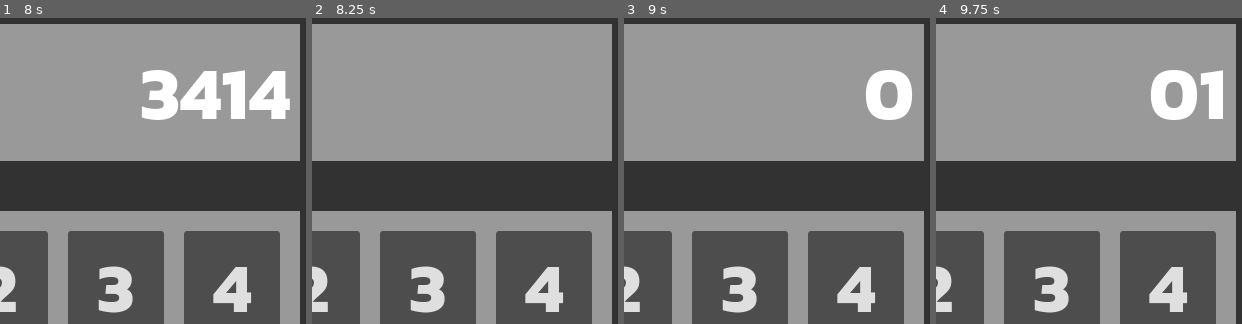
Above: before the commit, frames 1-4 (left to right).
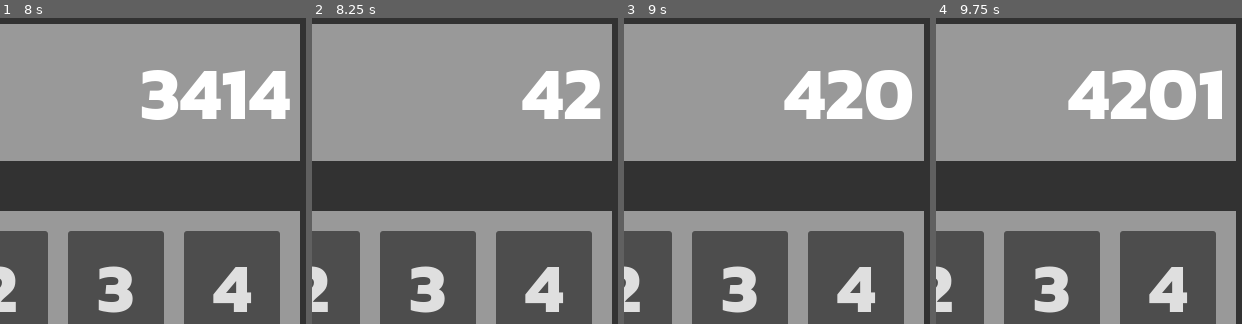
Above: after the commit, the same moments.

Repository: CamComDuck/quinary-calculator
Game: Godot game, scene res://calculator/calculator.tscn
The game is run twice, just before and just after one commit, with the same random seed, the same clock (stepped at 60 frames per second) and the same inputs.
Inputs:
- Up to frame 1 (8 s): click "0" at 0.5 s; click "2" at 1.25 s; click "4" at 2 s; click "+" at 2.75 s; click "-" at 3.5 s; click "/" at 4.25 s; click "1" at 5 s; click "3" at 5.75 s; click "=" at 6.5 s; click "^2" at 7.25 s
- Up to frame 2 (8.25 s): click "√" at 8 s
- Up to frame 3 (9 s): click "0" at 8.75 s
- Up to frame 4 (9.75 s): click "1" at 9.5 s
The pictures show only the part of the screen within x 50-100%, y 0-50%; the shares and areas given below are measured in that part.

Frame 1 is identical in both runs. In frame 2, 2.5% of the frame differs, in the area x 68-95%, y 16-34%; in frame 3, 2.5%; in frame 4, 2.9%, in the area x 43-94%, y 16-34%.

Commit message:
Create multiplication and sqrt functions as well as their respective tests, making sure that they work

Diff:
--- a/project/calculator/calculator.gd
+++ b/project/calculator/calculator.gd
@@ -55,7 +55,7 @@
 		return "error"
 	return base_10_Int_to_Quinary_String(decimal1 + decimal2)
 
-#TODO
+# subtract one quinary string from another, return a single quinary string
 func subtract_Quinary_Strings(input1:String,input2:String) -> String:
 	var decimal1 := quinary_String_to_Base_10_Int(input1)
 	var decimal2 := quinary_String_to_Base_10_Int(input2)
@@ -64,9 +64,14 @@
 		return "error"
 	return base_10_Int_to_Quinary_String(decimal1 - decimal2)
 
-#TODO
+# multiply one quinary string by another, return a quinary string
 func multiply_Quinary_Strings(input1:String,input2:String) -> String:
-	return""
+	var decimal1 := quinary_String_to_Base_10_Int(input1)
+	var decimal2 := quinary_String_to_Base_10_Int(input2)
+
+	if decimal1 < 0 or decimal2 < 0:
+		return "error"
+	return base_10_Int_to_Quinary_String(decimal1 * decimal2)
 
 #divide one quinary string by another, return a quinary string
 func divide_Quinary_Strings(input1:String,input2:String) -> String:
@@ -79,10 +84,16 @@
 	else:
 		return base_10_Int_to_Quinary_String(decimal1 / decimal2)
 
-#TODO
+# sqrt a single quinary string, return a quinary string
 func squareRT_Quinary_String(input:String) -> String:
-	return""
-
+	var decimal := quinary_String_to_Base_10_Int(input)
+
+	if decimal == 0:
+		return "error: undefined"
+	elif decimal < 0:
+		return "error"
+	else:
+		return base_10_Int_to_Quinary_String(decimal ** 0.5)
 
 #square one quinary string
 func square_Quinary_String(input:String) -> String:
--- a/project/testing/test_calculator.gd
+++ b/project/testing/test_calculator.gd
@@ -92,6 +92,7 @@
 	var result: String = calculator_script.divide_Quinary_Strings("8", "2")
 	assert_eq(result, "error")
 
+# Testing subtraction
 func test_subtract_normal():
 	var calculator_script = load("res://calculator/calculator.gd").new()
 	var result: String = calculator_script.subtract_Quinary_Strings("10", "4")
@@ -108,3 +109,43 @@
 	var calculator_script = load("res://calculator/calculator.gd").new()
 	var result: String = calculator_script.subtract_Quinary_Strings("85", "4")
 	assert_eq(result, "error")
+
+# Testing multiplication
+func test_multiplication_normal():
+	var calculator_script = load("res://calculator/calculator.gd").new()
+	var result: String = calculator_script.multiply_Quinary_Strings("4", "2")
+	assert_eq(result, "13")
+func test_multiplication_with_negative():
+	var calculator_script = load("res://calculator/calculator.gd").new()
+	var result: String = calculator_script.multiply_Quinary_Strings("10", "-1")
+	assert_eq(result, "error")
+func test_multiplication_non_numeric():
+	var calculator_script = load("res://calculator/calculator.gd").new()
+	var result: String = calculator_script.multiply_Quinary_Strings("A", "5")
+	assert_eq(result, "error")
+func test_multiplication_out_of_range():
+	var calculator_script = load("res://calculator/calculator.gd").new()
+	var result: String = calculator_script.multiply_Quinary_Strings("85", "4")
+	assert_eq(result, "error")
+
+# Testing Sqrt
+func test_sqrt_normal():
+	var calculator_script = load("res://calculator/calculator.gd").new()
+	var result: String = calculator_script.squareRT_Quinary_String("4")
+	assert_eq(result, "2")
+func test_sqrt_with_zero():
+	var calculator_script = load("res://calculator/calculator.gd").new()
+	var result: String = calculator_script.squareRT_Quinary_String("0")
+	assert_eq(result, "error: undefined")
+func test_sqrt_with_negative():
+	var calculator_script = load("res://calculator/calculator.gd").new()
+	var result: String = calculator_script.squareRT_Quinary_String("-4")
+	assert_eq(result, "error")
+func test_sqrt_non_numeric():
+	var calculator_script = load("res://calculator/calculator.gd").new()
+	var result: String = calculator_script.squareRT_Quinary_String("A")
+	assert_eq(result, "error")
+func test_sqrt_out_of_range():
+	var calculator_script = load("res://calculator/calculator.gd").new()
+	var result: String = calculator_script.squareRT_Quinary_String("8")
+	assert_eq(result, "error")
